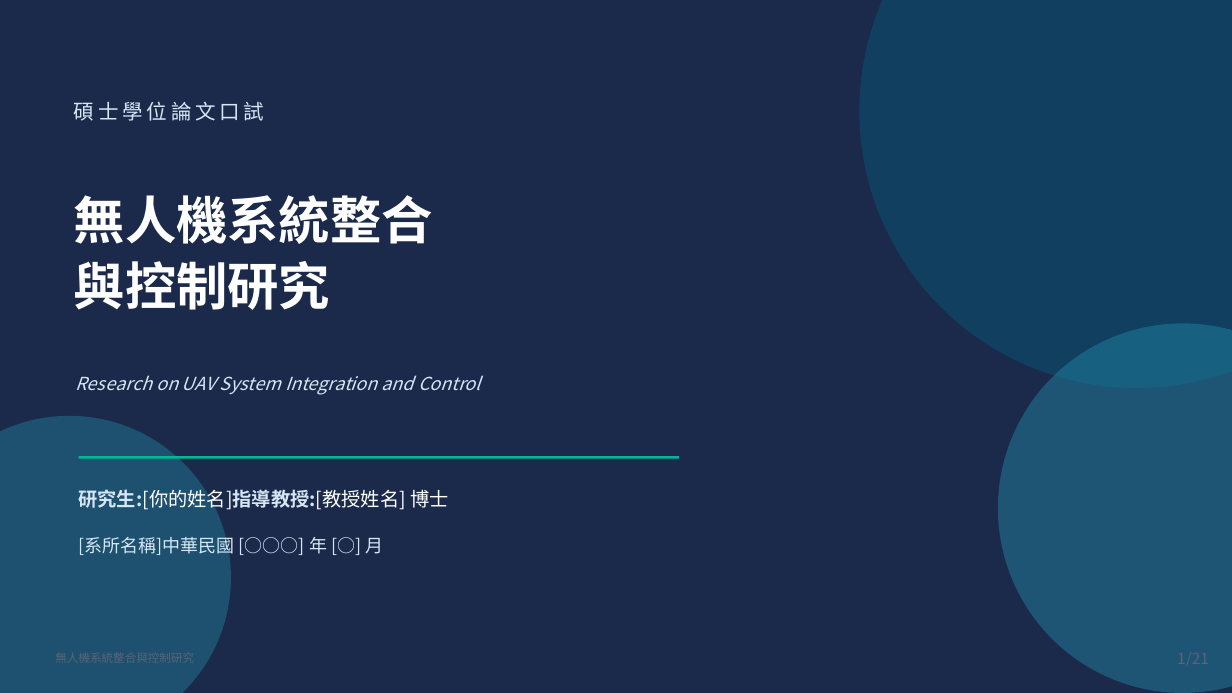
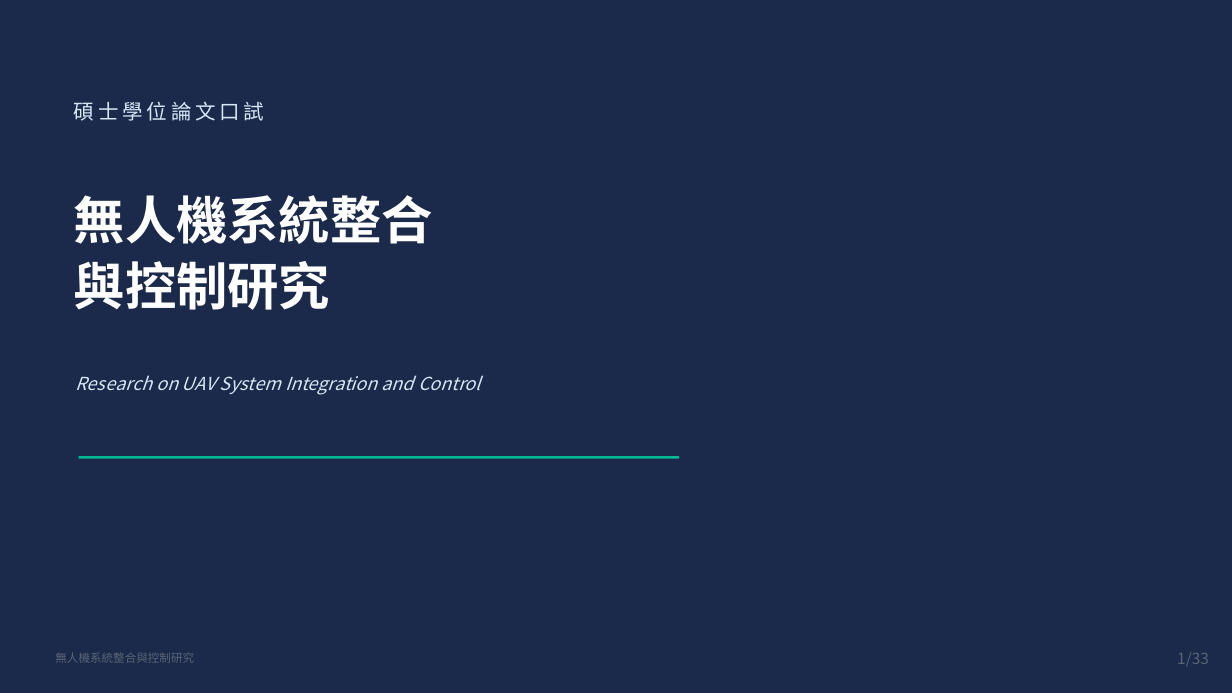
Before and after one commit to lingken1028/-, a slide deck: slide 1 of 無人機系統整合與控制研究_口試簡報 (2).pptx. Drawn at 1232x693 pixels with LibreOffice and Linux fonts; fonts in the diff are those of the drawing. Boxes give left, top, right and bottom in pixels: in the first picture for what was removed or moved away, otherwise in the second. Text is boxed around its words. In the diff, an @@ line names an element or a change of style, - is before the commit and + after.

```diff
--- a/無人機系統整合與控制研究_口試簡報 (2).pptx
+++ b/無人機系統整合與控制研究_口試簡報 (2).pptx
@@ ellipse removed at box(860, 0, 1232, 388) @@
@@ ellipse removed at box(998, 323, 1232, 693) @@
@@ ellipse removed at box(0, 416, 231, 693) @@
@@ text removed at box(79, 489, 448, 510) @@
-研究生:[你的姓名]指導教授:[教授姓名] 博士
@@ text removed at box(79, 537, 383, 555) @@
-[系所名稱]中華民國 [○○○] 年 [○] 月
@@ text added at box(55, 652, 194, 663), 9 pt, text #5A6575 @@
+無人機系統整合與控制研究
@@ page number added at box(1177, 653, 1186, 664), 12 pt, text #5A6575 @@
+1
@@ text added at box(1186, 652, 1209, 667), 12 pt, text #5A6575 @@
+/33
```
Also in this commit, not shown: 23 other slides changed, 29 slides added, 18 slides removed.
